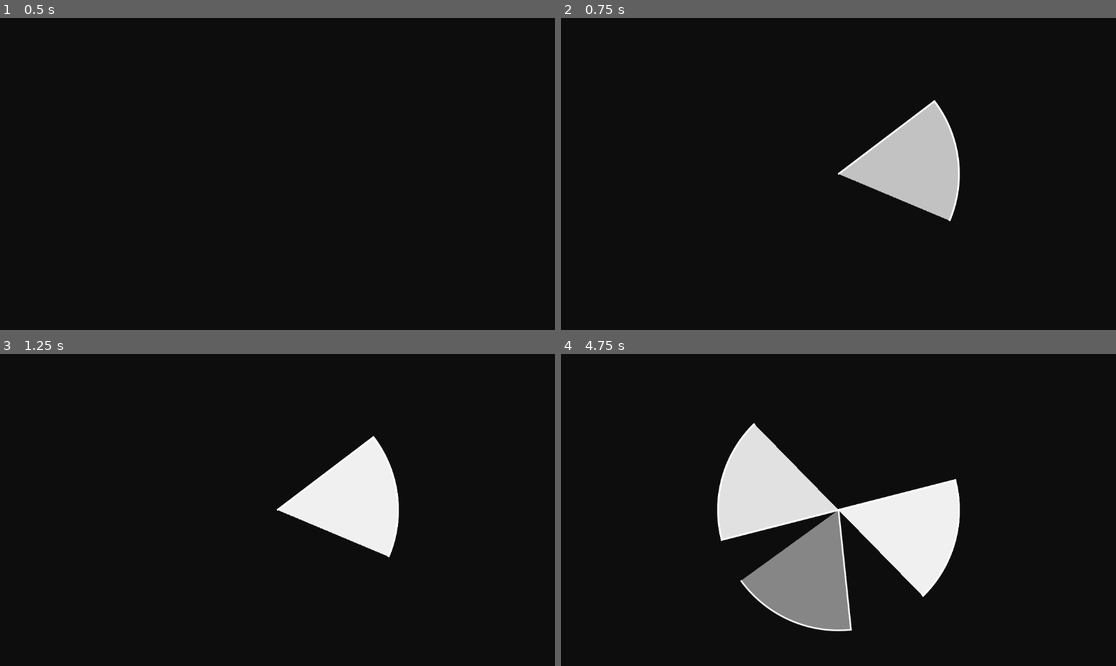
Above: before the commit, frames 1-4 (two rows, left to right).
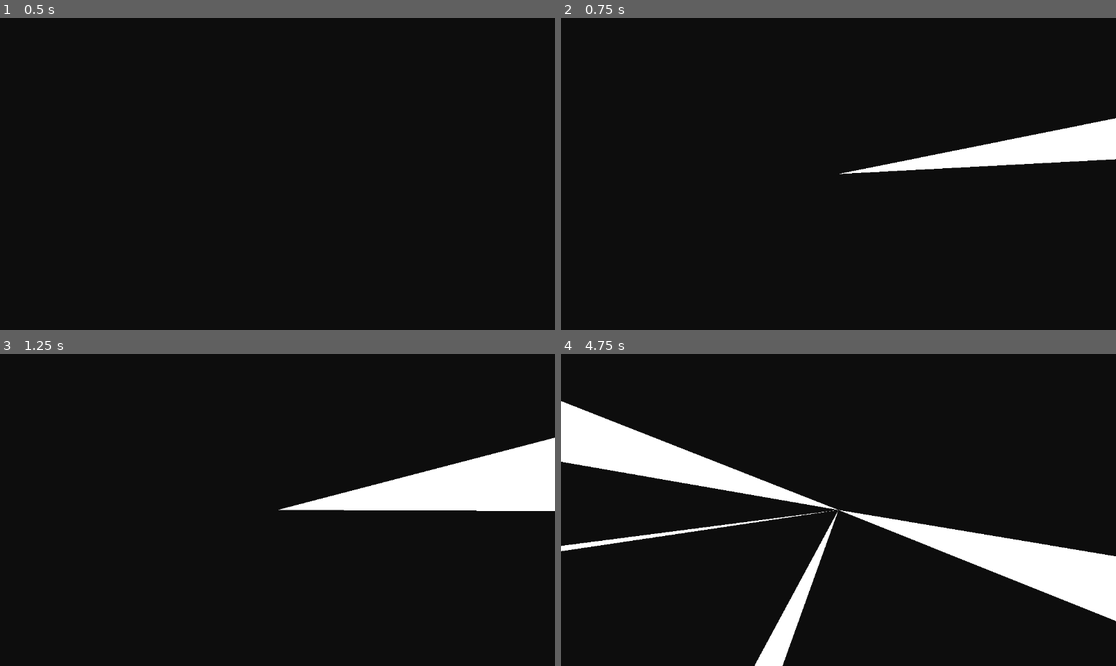
Above: after the commit, the same moments.

Repository: amirblum/OrHaolam-JLM2025
Game: Godot game, scene res://scenes/main/Main.tscn
Same seed, same stepped clock (60 frames per second), same inputs: the game is played once before the commit and once after it.
Inputs (mouse positions are in pixels of both pictures, inside the frame that each line leads up to):
- Up to frame 1 (0.5 s): no input
- Up to frame 2 (0.75 s): tap Enter at 0.5 s; move the mouse to (960, 158) at 0.52 s; tap Space at 0.6 s; click (960, 158) at 0.67 s
- Up to frame 3 (1.25 s): tap Space at 0.77, 1.07 s
- Up to frame 4 (4.75 s): move the mouse to (727, 525) at 1.27 s; tap Space at 1.35, 1.52, 1.82, 2.1, 2.85, 3.02, 3.32, 3.6, 3.77, 4.07, 4.35, 4.52 s; click (727, 525) at 1.42 s; move the mouse to (894, 441) at 2.02 s; click (894, 441) at 2.17 s; move the mouse to (810, 572) at 2.77 s; click (810, 572) at 2.92 s; move the mouse to (1005, 556) at 3.52 s; click (1005, 556) at 3.67 s; move the mouse to (672, 463) at 4.27 s; click (672, 463) at 4.42 s

Frame 1 is identical in both runs. In frame 2, 7.3% of the frame differs, in the area x 49-100%, y 26-66%; in frame 3, 8.3%; in frame 4, 22%, in the area x 0-100%, y 15-100%.

Commit message:
a new beam system
click checks existing beams
increase existing beam
OR
create new beam
checks for merges
beam shrink over time

Diff:
--- a/scenes/cone/Cone.gd
+++ b/scenes/cone/Cone.gd
@@ -1,15 +1,68 @@
 extends Node2D
+class_name Cone
 
 # Internal variables for the cone's appearance and life
-var radius: float = 200.0
+var radius: float = 50
 var angle_spread_rad: float = PI / 4.0
 var direction_rad: float = 0.0
 var duration: float = 2.0
-var timer: float = 0.0
+
+# When the cone "expires", it shrinks its angle over time instead of disappearing.
+# `duration` is treated as a shrink rate in degrees per second.
+const _MIN_ANGLE_RAD := 0.0001
+const _ANGLE_EPS_RAD := 0.00001
+
+static func unwrap_near(a: float, ref: float) -> float:
+	# Return an equivalent angle to `a` that is closest to `ref`.
+	# This makes comparisons robust when beams cross 0 / TAU.
+	return ref + wrapf(a - ref, -PI, PI)
+
+func contains_click(center: Vector2, click_pos: Vector2) -> bool:
+	var v := click_pos - center
+	if v.length() > radius:
+		return false
+	if angle_spread_rad <= 0.0:
+		return false
+
+	var a := v.angle()
+	var a_u := unwrap_near(a, direction_rad)
+	var half := angle_spread_rad * 0.5
+	return absf(a_u - direction_rad) <= half + _ANGLE_EPS_RAD
+
+func apply_click_growth(click_angle: float, click_impact_deg: float) -> void:
+	# Expand the beam by exactly `click_impact_deg` total (PRD `clickImpact`),
+	# split asymmetrically toward the nearer edge of the cone.
+	if click_impact_deg <= 0.0:
+		return
+
+	var impact := deg_to_rad(click_impact_deg)
+	var half := angle_spread_rad * 0.5
+	var min_edge := direction_rad - half
+	var max_edge := direction_rad + half
+
+	var a_u := unwrap_near(click_angle, direction_rad)
+	var denom := max_edge - min_edge
+	var t := 0.5
+	if denom > _MIN_ANGLE_RAD:
+		# Normalized click position across [min_edge, max_edge].
+		t = clampf((a_u - min_edge) / denom, 0.0, 1.0)
+
+	# Split the added width exactly as PRD describes:
+	# - Closer to min -> more expansion on min side (min decreases more)
+	# - Closer to max -> more expansion on max side (max increases more)
+	var expand_min := impact * (1.0 - t)
+	var expand_max := impact * t
+
+	var new_min := min_edge - expand_min
+	var new_max := max_edge + expand_max
+
+	direction_rad = wrapf((new_min + new_max) * 0.5, -PI, PI)
+	angle_spread_rad = new_max - new_min
+	queue_redraw()
 
 # Initialize the cone properties from the player
 func setup(p_direction: float, p_radius: float, p_angle_deg: float, p_duration: float) -> void:
-	direction_rad = p_direction
+	direction_rad = wrapf(p_direction, -PI, PI)
 	radius = p_radius
 	angle_spread_rad = deg_to_rad(p_angle_deg)
 	duration = p_duration
@@ -18,10 +71,15 @@
 	queue_redraw()
 
 func _process(delta: float) -> void:
-	timer += delta
+	# Shrink the cone's angle by `duration` degrees per second.
+	if duration <= 0.0:
+		queue_free()
+		return
 
-	# Once the duration is exceeded, remove the cone
-	if timer >= duration:
+	angle_spread_rad = maxf(0.0, angle_spread_rad - deg_to_rad(duration) * delta)
+	queue_redraw()
+
+	if angle_spread_rad <= _MIN_ANGLE_RAD:
 		queue_free()
 
 func _draw() -> void:
@@ -47,8 +105,8 @@
 
 	# 3. Draw the filled shape
 	# Pure white with some transparency for that "ghostly" cone look
-	var color = Color(1.0, 1.0, 1.0, 0.5)
+	var color = Color(1.0, 1.0, 1.0, 1)
 	draw_polygon(points, PackedColorArray([color]))
 
-	# 4. Draw a solid white outline for better definition
-	draw_polyline(points, Color(1.0, 1.0, 1.0, 1.0), 2.0, true)
+	## 4. Draw a solid white outline for better definition
+	# draw_polyline(points, Color(1.0, 1.0, 1.0, 1.0), 2.0, true)
--- a/scenes/main/Main.tscn
+++ b/scenes/main/Main.tscn
@@ -7,3 +7,5 @@
 script = ExtResource("1_main")
 
 [node name="Player" parent="." instance=ExtResource("2_player")]
+
+[node name="Beams" type="Node2D" parent="Player"]
--- a/scenes/player/Player.gd
+++ b/scenes/player/Player.gd
@@ -1,42 +1,162 @@
 extends Node2D
 
 # Constants for cone behavior
-const CONE_RADIUS = 250.0
-const CONE_ANGLE = 60.0    # Degrees
-const CONE_DURATION = 1.5  # Seconds
+@export var coneRadius: float = 960.0
+@export var clickImpact: float = 4.5 # Degrees, PRD `clickImpact`
+@export var minClickDist: float = 2.0 # Minimum distance from center to register a click
+@export var lightDecay: float = 5.0 # Deg/sec, PRD `lightDecay`
+
+const _MERGE_EPS_RAD := 0.00001
+
+static func _unwrap_near(a: float, ref: float) -> float:
+	# Return an equivalent angle to `a` that is closest to `ref`.
+	return ref + wrapf(a - ref, -PI, PI)
 
 # Preload the cone scene
 @onready var cone_scene = preload("res://scenes/cone/Cone.tscn")
+
+# Layer/container for all active beam instances (cones)
+@onready var beams_layer: Node2D = get_node_or_null("Beams")
+
+# Accessible memory: keep references to currently-active beam instances.
+var beams: Array[Node2D] = []
+
+func _ready() -> void:
+	# Ensure there is always a Beams container, even if the scene wasn't set up yet.
+	if beams_layer == null:
+		beams_layer = Node2D.new()
+		beams_layer.name = "Beams"
+		add_child(beams_layer)
 
 func _input(event):
 	# Listen for mouse button click
 	if event is InputEventMouseButton:
 		if event.button_index == MOUSE_BUTTON_LEFT and event.pressed:
-			spawn_cone()
+			_handle_click(get_global_mouse_position())
 
 	# Listen for space bar press
 	if event is InputEventKey:
 		if event.keycode == KEY_SPACE and event.pressed and not event.is_echo():
-			spawn_cone()
+			_handle_click(get_global_mouse_position())
 
-func spawn_cone():
-	var cone = cone_scene.instantiate()
+func _handle_click(click_pos: Vector2) -> void:
+	# Origin is the center of the screen as per requirements (Jerusalem).
+	var screen_center := get_viewport_rect().size / 2
+	var v := click_pos - screen_center
+	if v.length() < minClickDist:
+		return
 
-	# Origin is the center of the screen as per requirements
-	var screen_center = get_viewport_rect().size / 2
+	var click_angle := v.angle()
 
-	# Direction is defined by: mouse_position - screen_center
-	var mouse_pos = get_global_mouse_position()
-	var direction_vector = mouse_pos - screen_center
+	# 1) If click hits an existing beam -> expand it (PRD behavior).
+	var hit_cone: Node2D = _find_hit_cone(screen_center, click_pos, click_angle)
+	if hit_cone != null:
+		if hit_cone.has_method("apply_click_growth"):
+			hit_cone.call("apply_click_growth", click_angle, clickImpact)
+	else:
+		# 2) Miss all beams -> spawn a new one centered at click angle.
+		_spawn_cone_at_angle(click_angle, clickImpact, screen_center)
 
-	# If mouse is exactly at center, default to right
-	var direction_angle = 0.0
-	if direction_vector.length() > 0:
-		direction_angle = direction_vector.angle()
+	# 3) Merge any beams that now touch/overlap.
+	_merge_beams(click_angle)
 
-	# Setup the cone with our constants
-	cone.setup(direction_angle, CONE_RADIUS, CONE_ANGLE, CONE_DURATION)
-	cone.position = screen_center
+func _find_hit_cone(screen_center: Vector2, click_pos: Vector2, click_angle: float) -> Node2D:
+	var best: Node2D = null
+	var best_score := INF
 
-	# Add to main scene (parent) so it stays in place
-	get_parent().add_child(cone)
+	for b in beams:
+		if b == null or not is_instance_valid(b):
+			continue
+		if not b.has_method("contains_click"):
+			continue
+
+		if not b.call("contains_click", screen_center, click_pos):
+			continue
+
+		# If multiple beams contain the click (should be rare after merging),
+		# pick the one whose center is closest to the click angle.
+		var dir := float(b.get("direction_rad"))
+		var a_u := _unwrap_near(click_angle, dir)
+		var score := absf(a_u - dir)
+		if score < best_score:
+			best_score = score
+			best = b
+
+	return best
+
+func _spawn_cone_at_angle(direction_angle: float, angle_deg: float, screen_center: Vector2) -> void:
+	var cone := cone_scene.instantiate()
+	cone.call("setup", direction_angle, coneRadius, angle_deg, lightDecay)
+	(cone as Node2D).global_position = screen_center
+
+	# Add to Beams layer + keep reference in memory
+	beams_layer.add_child(cone)
+	beams.append(cone)
+	cone.tree_exited.connect(func() -> void:
+		beams.erase(cone)
+	)
+
+func _merge_beams(ref_angle: float) -> void:
+	# Merge on overlap/touch (PRD). We do it only after click actions
+	# (shrinking cannot create new overlaps).
+	var items: Array[Dictionary] = []
+
+	for b in beams:
+		if b == null or not is_instance_valid(b):
+			continue
+		if not b.has_method("setup"):
+			continue
+
+		var dir := float(b.get("direction_rad"))
+		var spread := float(b.get("angle_spread_rad"))
+		var c := _unwrap_near(dir, ref_angle)
+		var h := spread * 0.5
+		items.append({
+			"cone": b,
+			"min": c - h,
+			"max": c + h,
+		})
+
+	if items.size() <= 1:
+		return
+
+	items.sort_custom(func(a: Dictionary, b: Dictionary) -> bool:
+		return a["min"] < b["min"]
+	)
+
+	var i := 0
+	while i < items.size():
+		var base := items[i]
+		var base_cone: Node2D = base["cone"]
+		var base_min: float = base["min"]
+		var base_max: float = base["max"]
+
+		var absorbed: Array[Node2D] = []
+		var j := i + 1
+		while j < items.size():
+			var next := items[j]
+			var next_min: float = next["min"]
+			if next_min > base_max + _MERGE_EPS_RAD:
+				break
+
+			var next_cone: Node2D = next["cone"]
+			base_max = maxf(base_max, float(next["max"]))
+			absorbed.append(next_cone)
+			j += 1
+
+		# Update survivor to the union interval.
+		base_cone.set("direction_rad", wrapf((base_min + base_max) * 0.5, -PI, PI))
+		base_cone.set("angle_spread_rad", base_max - base_min)
+		if base_cone.has_method("queue_redraw"):
+			base_cone.call("queue_redraw")
+
+		# Free absorbed cones and remove them from the active list immediately.
+		for dead in absorbed:
+			if dead != null and is_instance_valid(dead):
+				beams.erase(dead)
+				dead.queue_free()
+
+		i = j
+
+func get_beams() -> Array[Node2D]:
+	return beams
